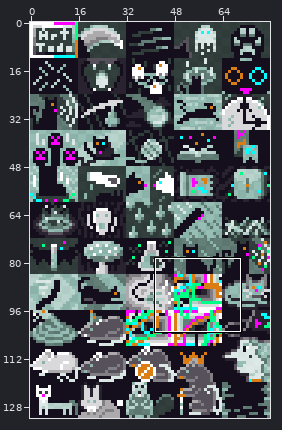
Two versions of one pixel-art file, src/cardArt.aseprite. Above, an overview of the earlier version with the close-up marked.
Close-up. First the earlier version:
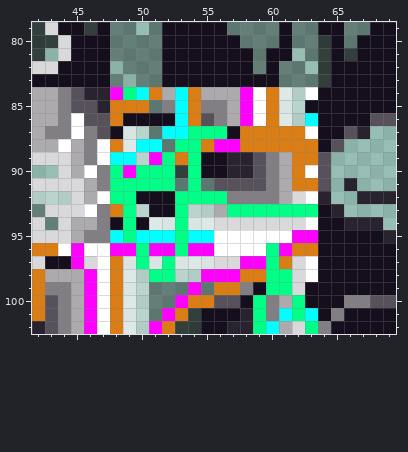
80x132 pixels, 1 frame. Shown: x 42..69, y 79..102.
Once edited:
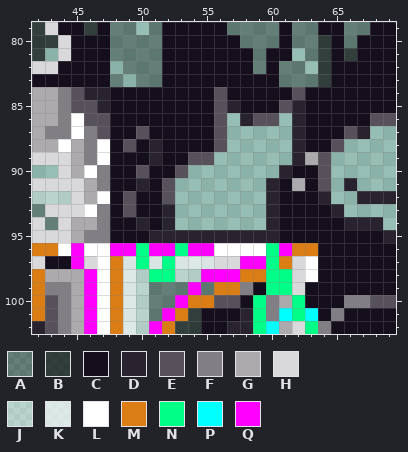
Palette (. is transparent): A #00000055  B #000000aa  C #150e1d  D #292330  E #56515a  F #817e84  G #acaaad  H #d9d8da  J #ffffff55  K #ffffffaa  L #ffffff  M #da7d14  N #00ff86  P #00ffff  Q #ff00ff
What changed:
Layer "Layer 1":
y 84: x 48..63 QNPMGPMGGGQLMKJL -> CCCCCCCCECCCCCEC
y 85: x 48..62 MMMAFPMFFGQLMKJ -> CCCCCCCCEDCCCED
y 86: x 48 M -> C; x 53..63 PMEFGQLMKJP -> CCCE.DEE.DC
y 87: x 49..63 KJAPPNNNCMMMMML -> CECCCCCE.....DC
y 88: x 48..63 MKPPANNMQQMMMMMM -> CECDCCCCE.....DC
y 89: x 48..63 PPJQNMNCCDDEFGMM -> CCCDCCEE......DG
y 90: x 48..63 NQNNNBNCCDDEFGML -> CCECCE.......DCC
y 91: x 48..63 NNNNNANAEEEEFGMM -> CCDCE.......DCGC
y 92: x 48..49 NN -> CE; x 52..63 CNNNNFFFFGHL -> E.......DCCC
y 93: x 48..50 MNJ -> CEC; x 52..63 CNJJGNNNNNNN -> D.......DCCC
y 94: x 49..63 NCKKNKKHHHHHHHL -> CDCD.......DCCC
y 95: x 48..63 PNPPPNPPLLLLLLQQ -> CCCDDDDDDDDDDCCC
Changed places in both close-ups, as pixel boxes (x1, y1, x2, y2):
changed: (110, 87, 318, 243)
